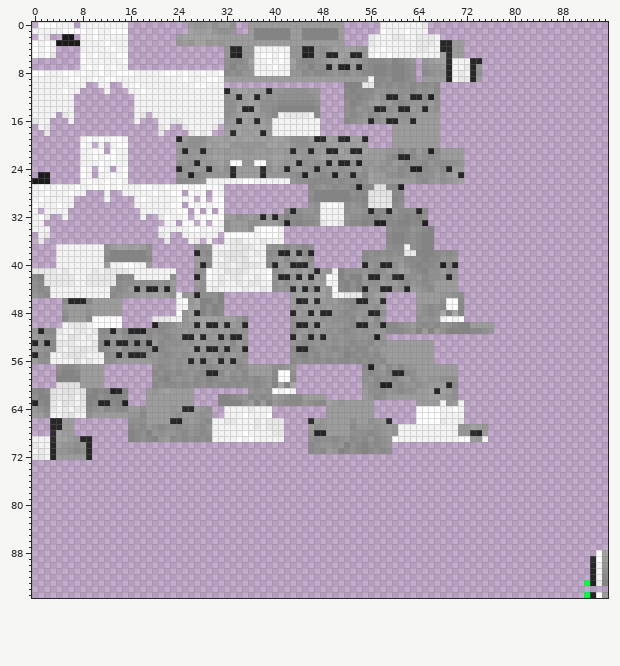
File history of a sprite sheet, src/main/resources/assets/changed/textures/latex_snow_leopard_female.png. The first picture shows the starting point.
The file is 96x96 pixels. Colours within 5 levels of each other are drawn and written as one.
The same view after the edit:
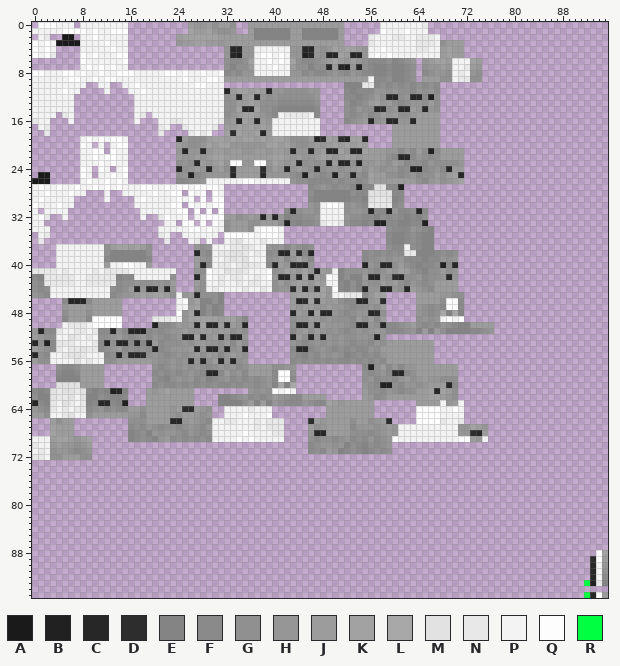
Palette (. is transparent): A #1a1a1b  B #212121  C #272727  D #2d2d2d  E #848484  F #8a8a8a  G #909090  H #969696  J #9c9c9c  K #a2a2a2  L #a8a8a8  M #e2e2e2  N #e8e8e8  P #f3f3f3  Q #fdfdfd  R #01ff41
Changes in this commit:
y 3: x 26 H -> J; x 29 H -> J; x 68..69 CC -> GJ
y 4: x 68..69 CC -> JK
y 5: x 68..69 KD -> JK
y 6: x 69 D -> J; x 73..74 CC -> KJ
y 7: x 69 C -> H; x 73 C -> J
y 8: x 69 C -> G; x 73 C -> H
y 9: x 68..69 JC -> GG; x 73..74 CJ -> GG
y 66: x 3..4 CC -> JG
y 67: x 3..4 CC -> KJ
y 68: x 3..4 DK -> KJ
y 69: x 3 D -> J; x 8..9 CC -> JK
y 70: x 3 C -> H; x 9 C -> J
y 71: x 3 C -> G; x 9 C -> H
y 72: x 3..4 CJ -> GG; x 8..9 JC -> GG
